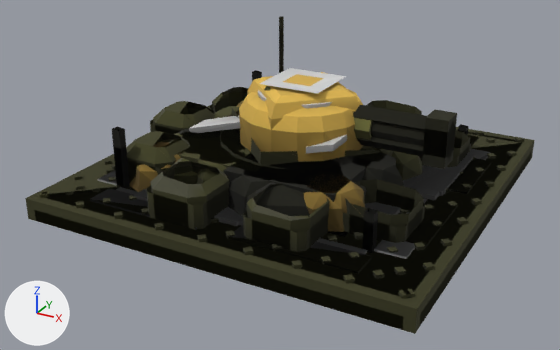
What one commit did to the glTF model assets/set_v5/meridian_decoy_emplacement_heavily_damaged.glb.
Camera for both pictures: a 50 mm lens placed at (3.13, -6.13, 3.12), pointed at (-0.07, -0.32, 0.22). The lights are fixed; the arrows at lower left show +X, +Y and +Z. The picture after the commit comes second. Vertices at exactly the same position are counted once.

The first picture shows 'barrel', 'barrel.001', 'barrel.002', 'body', 'body.001', 'body.002', 'turret', 'turret.002' and 1 more.
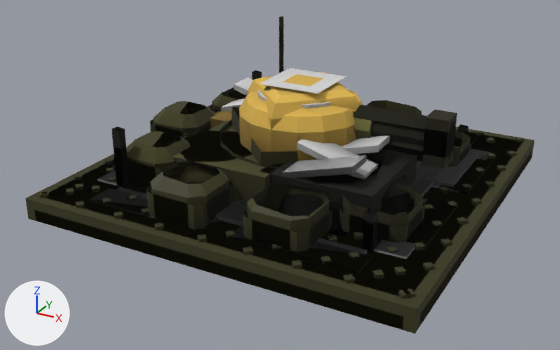
Edits to the bpy script that builds the scene:
```text
Change me_mesh_0:
    used by ob_body; parent = ob_meridian_decoy_emplacement_heavily_damaged_lod0; location = (0.0, 0.0, 0.0)
    remove me_mesh_0.from_pydata(...)  # 2430 vertices, 2916 faces; spans x -1.8..1.8, y -1.8..1.8, z 0.0..0.6
    add me_mesh_0.from_pydata(...)  # 2278 vertices, 2638 faces; spans x -1.8..1.8, y -1.8..1.8, z 0.0..0.71
    me_mesh_0 part 1: the loose piece of 8 vertices spanning x 0.8..1.08, y -0.87..0.74, z 0.2..0.24 is scaled about its middle by (1, 1.1, 1), then moved by (-0.08, 0.05, 0.0)
    me_mesh_0 part 2: the loose piece of 8 vertices spanning x 0.9..1.18, y -0.73..0.7, z 0.2..0.24 is scaled about its middle by (1, 0.907, 1), then moved by (0.07, 0.1, 0.0)
    me_mesh_0 part 3: the loose piece of 8 vertices spanning x 1.11..1.39, y 0.04..1.04, z 0.2..0.24 is scaled about its middle by (1, 0.938, 1), then moved by (0.03, 0.13, 0.0)
    me_mesh_0 part 4: the loose piece of 8 vertices spanning x 1.08..1.36, y -0.11..0.95, z 0.2..0.24 is scaled about its middle by (1, 1.24, 1), then moved by (-0.13, -0.35, 0.0)
    me_mesh_0 part 5: the loose piece of 24 vertices spanning x -0.67..0.02, y -0.63..0.12, z 0.2..0.5 is rebuilt with 24 vertices and now spans x -1.28..0.09, y -1.31..0.13, z 0.2..0.5, in mat_paint2
    me_mesh_0 part 6: the loose piece of 24 vertices spanning x 0.29..1.08, y -1.15..-0.44, z 0.2..0.5 is rebuilt with 24 vertices and now spans x -0.16..1.28, y -1.22..0.26, z 0.2..0.5, in mat_metal
    me_mesh_0 part 7: 6 loose pieces with 144 vertices, spanning x -1.35..1.08, y -1.25..1.2, z 0.2..0.5, are deleted
    me_mesh_0 part 8: 156 vertices removed from x -1.36..1.15, y -1.23..1.28, z 0.2..0.5; 68 vertices added at x -1.25..0.9, y -0.88..1.11, z 0.2..0.71
    other edits to the shape of me_mesh_0 do not show in these pictures
Change me_mesh_3:
    used by ob_body_001; parent = ob_meridian_decoy_emplacement_heavily_damaged_lod1; location = (0.0, 0.0, 0.0)
    remove me_mesh_3.from_pydata(...)  # 980 vertices, 924 faces; spans x -1.8..1.8, y -1.8..1.8, z 0.0..0.71
    add me_mesh_3.from_pydata(...)  # 1029 vertices, 982 faces; spans x -1.8..1.8, y -1.8..1.8, z 0.0..0.71
    me_mesh_3 part 9: the loose piece of 8 vertices spanning x -0.08..0.56, y -0.51..-0.23, z 0.47..0.71 is moved by (0.34, -0.37, 0.0)
    me_mesh_3 part 10: the loose piece of 8 vertices spanning x -1.04..-0.4, y -0.38..-0.1, z 0.47..0.71 is turned 180 degrees about the z axis through its middle, then moved by (-0.07, 0.94, 0.0)
    me_mesh_3 part 11: the loose piece of 8 vertices spanning x -0.08..0.56, y -0.51..-0.23, z 0.47..0.71 is copied, and the copy is turned 180 degrees about the z axis through its middle, then moved by (0.34, -0.1, 0.0); it spans x 0.26..0.9, y -0.61..-0.33, z 0.47..0.71
    me_mesh_3 part 12: the loose piece of 8 vertices spanning x -0.95..-0.31, y 0.7..0.98, z 0.47..0.71 is copied, and the copy is moved by (-0.16, -0.4, 0.0); it spans x -1.11..-0.47, y 0.3..0.58, z 0.47..0.71
    me_mesh_3 part 13: the loose piece of 8 vertices spanning x -0.08..0.56, y -0.51..-0.23, z 0.47..0.71 is copied, and the copy is moved by (0.34, 0.16, 0.0); it spans x 0.26..0.9, y -0.35..-0.07, z 0.47..0.71
    me_mesh_3 part 14: the loose piece of 24 vertices spanning x -0.49..0.91, y -1.36..0.05, z 0.2..0.5 is rebuilt with 24 vertices and now spans x -0.16..1.28, y -1.22..0.26, z 0.2..0.5
    me_mesh_3 part 15: the loose piece of 24 vertices spanning x -1.48..-0.06, y -1.24..0.28, z 0.2..0.5 is rebuilt with 24 vertices and now spans x -1.28..0.09, y -1.31..0.13, z 0.2..0.5
    other edits to the shape of me_mesh_3 do not show in these pictures
Change me_mesh_6:
    used by ob_body_002; parent = ob_meridian_decoy_emplacement_heavily_damaged_lod2; location = (0.0, 0.0, 0.0)
    remove me_mesh_6.from_pydata(...)  # 217 vertices, 154 faces; spans x -1.8..1.8, y -1.8..1.8, z 0.0..0.77
    add me_mesh_6.from_pydata(...)  # 240 vertices, 165 faces; spans x -1.8..1.8, y -1.8..1.8, z 0.0..0.77
    me_mesh_6 part 16: the loose piece of 8 vertices spanning x -0.94..0.1, y -0.07..0.97, z 0.2..0.5 is moved by (-0.13, 0.1, 0.0)
    me_mesh_6 part 17: the loose piece of 8 vertices spanning x -1.01..0.03, y -0.92..0.12, z 0.2..0.5 is moved by (0.13, -0.06, 0.0)
    me_mesh_6 part 18: the loose piece of 8 vertices spanning x -0.18..0.86, y -0.21..0.83, z 0.2..0.5 is moved by (0.23, -0.68, 0.0), in mat_metal
    me_mesh_6 part 19: 8 vertices removed from x -0.23..0.81, y -1.02..0.79, z 0.2..0.57; 35 vertices added at x -1.2..1.42, y -1.24..1.67, z 0.2..0.67
    other edits to the shape of me_mesh_6 do not show in these pictures
```

Pixel boxes (x1, y1, x2, y2) of what changed, in the pictures (560 x 350 px; the box of a moved part takes in the faces that stretch with it):
'body.001', reshaped (9% taller): before (34, 99, 531, 330); after (34, 78, 531, 330)
part 1 of me_mesh_0, moved or reshaped (not visible afterwards): before (365, 166, 426, 213)
part 2 of me_mesh_0, moved or reshaped (mostly hidden): before (365, 165, 429, 215); after (403, 181, 434, 214)
part 3 of me_mesh_0, moved or reshaped: before (415, 152, 476, 195); after (434, 151, 482, 187)
part 4 of me_mesh_0, moved or reshaped: before (408, 155, 469, 200); after (398, 161, 441, 214)
part 5 of me_mesh_0, rebuilt (not visible before): after (160, 130, 252, 201)
part 6 of me_mesh_0, rebuilt: before (304, 174, 365, 232); after (277, 155, 411, 230)
part 7 of me_mesh_0, deleted: before (178, 128, 285, 214)
part 8 of me_mesh_0, built on: before (129, 106, 423, 192); after (205, 94, 366, 178)
part 9 of me_mesh_3, moved or reshaped (not visible afterwards): before (306, 134, 347, 153)
part 10 of me_mesh_3, moved or reshaped: before (189, 115, 240, 133); after (234, 78, 253, 95)
part 11 of me_mesh_3, added: after (297, 139, 378, 179)
part 12 of me_mesh_3, added: after (221, 99, 244, 112)
part 13 of me_mesh_3, added: after (341, 136, 390, 154)
part 14 of me_mesh_3, rebuilt (not visible afterwards): before (228, 159, 367, 217)
part 15 of me_mesh_3, rebuilt (not visible afterwards): before (158, 129, 245, 184)
part 16 of me_mesh_6, moved or reshaped (not visible before): after (210, 111, 232, 129)
part 17 of me_mesh_6, moved or reshaped: before (164, 117, 262, 172); after (167, 121, 283, 201)
part 18 of me_mesh_6, moved or reshaped (mostly hidden before): before (352, 145, 393, 162); after (262, 149, 417, 212)
part 19 of me_mesh_6, reshaped (mostly hidden afterwards): before (224, 148, 380, 202); after (232, 107, 480, 178)
